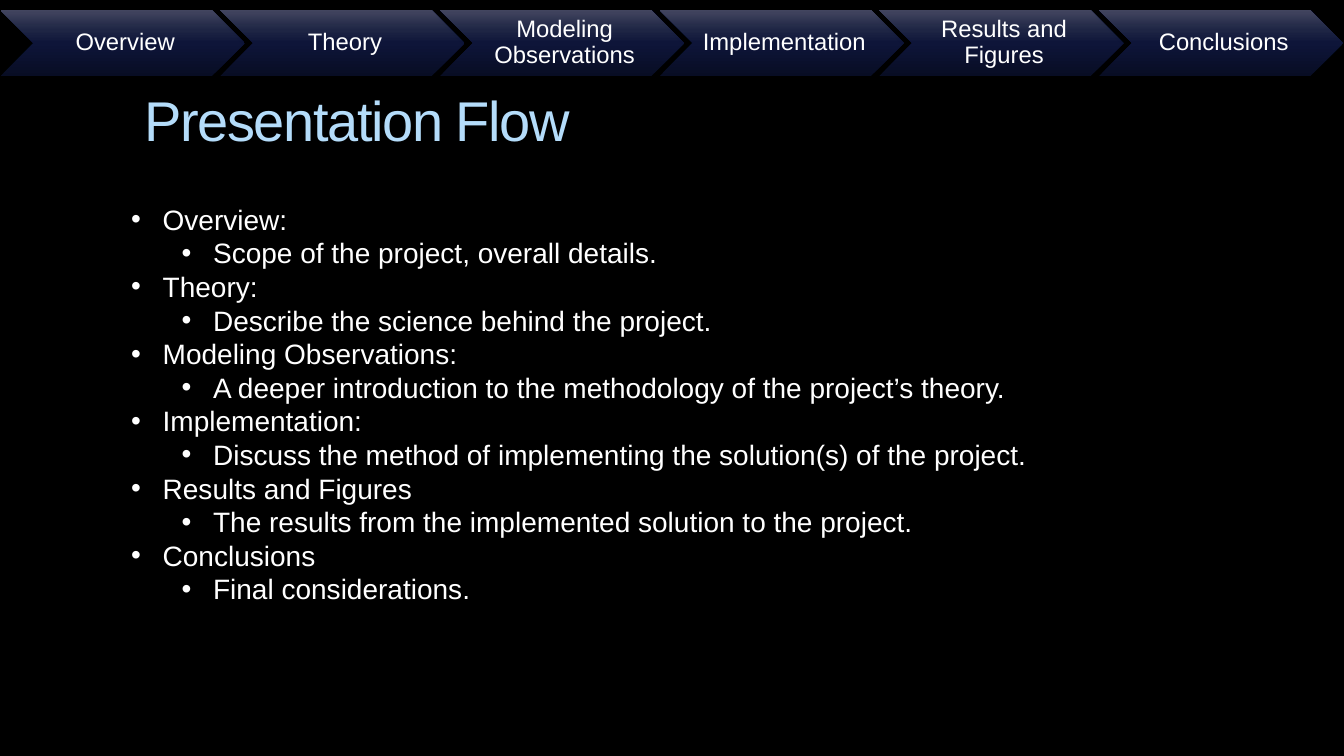
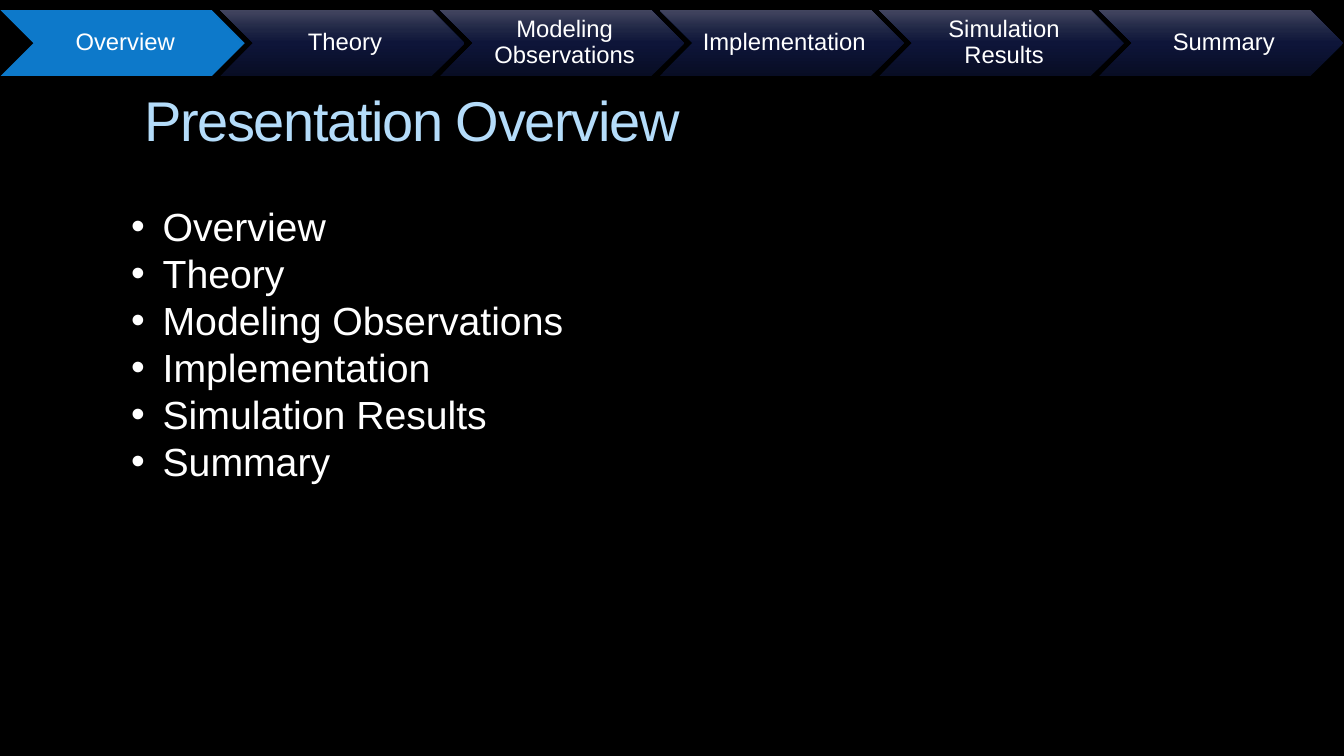
Before and after one commit to psmd-iberutaru/Akamai-Internship, a slide deck: slide 2 of Akamai/Final_Presentation/Akamai_Final_Presentation.pptx. Drawn at 1344x756 pixels with LibreOffice and Linux fonts; fonts in the diff are those of the drawing; background and template pictures are left out. Boxes give left, top, right and bottom in pixels: in the first picture for what was removed or moved away, otherwise in the second. Text is boxed around its words. In the diff, an @@ line names an element or a change of style, - is before the commit and + after.

```diff
--- a/Akamai/Final_Presentation/Akamai_Final_Presentation.pptx
+++ b/Akamai/Final_Presentation/Akamai_Final_Presentation.pptx
@@ chevron at (1, 10, 245, 76): fill gradient #080D25 to #0E163A to #1F2444 to #424660 to #0D79CA @@
@@ text at (948, 19, 1059, 64): text changed @@
-Results and Figures
+Simulation Results
@@ text at (1173, 33, 1275, 55): text changed @@
-Conclusions
+Summary
@@ title at (144, 100, 680, 142): text changed @@
-Presentation Flow
+Presentation Overview
@@ text at (163, 212, 563, 484): text changed; size 20 to 28 pt @@
-• Overview:
-  • Scope of the project, overall details.
-• Theory:
-  • Describe the science behind the project.
-• Modeling Observations:
-  • A deeper introduction to the methodology of the project’s theory.
-• Implementation:
-  • Discuss the method of implementing the solution(s) of the project.
-• Results and Figures
-  • The results from the implemented solution to the project.
-• Conclusions
-  • Final considerations.
+• Overview
+• Theory
+• Modeling Observations
+• Implementation
+• Simulation Results
+• Summary
```
Also in this commit, not shown: 16 other slides changed, 3 slides added, 22 other files.
